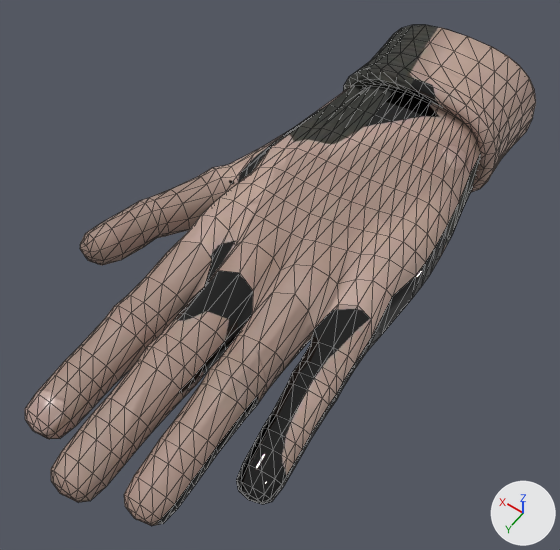
Before and after pictures for a commit that changed the glTF model public/models/hand_left.glb.
Camera for both pictures: a 50 mm camera at (-0.098, 0.224, 0.22) aimed at (0.006, 0.077, -0.01). Lighting does not change. The marker at lower right points along +X, +Y and +Z. The first picture is the older version. Mesh edges are drawn as thin lines. Vertices at exactly the same position are counted once.

The first picture shows 'hand_left_mesh'.
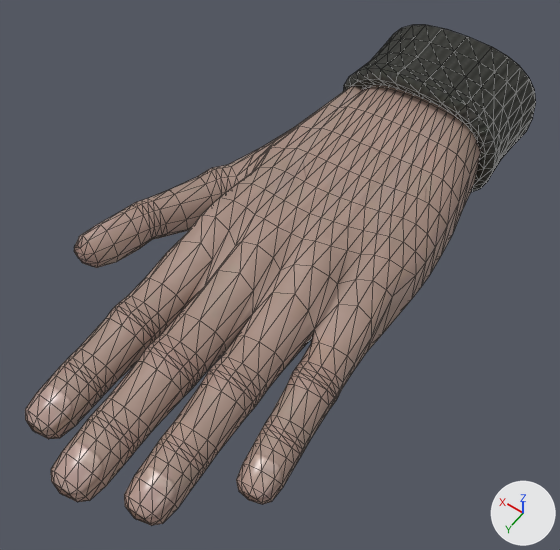
Where the change shows, as pixel boxes (x1, y1, x2, y2) in the pictures (560 x 550 px):
part 1 of me_hand_left_mesh, reshaped
    before: (53, 169, 343, 486)
    after: (53, 165, 343, 486)
part 2 of me_hand_left_mesh, surface changed
    both: (51, 27, 536, 525)

Edits to the bpy script that builds the scene:
```text
Change me_hand_left_mesh:
    used by ob_hand_left_mesh; location = (0.0, 0.0, 0.0)
    remove me_hand_left_mesh.from_pydata(...)  # 1157 vertices, 2248 faces; spans x -0.043..0.081, y -0.05..0.187, z -0.024..0.027
    add me_hand_left_mesh.from_pydata(...)  # 1357 vertices, 2648 faces; spans x -0.042..0.082, y -0.05..0.187, z -0.024..0.027
    me_hand_left_mesh part 1: 62 vertices moved from x 0.002..0.081, y 0.068..0.135, z -0.022..-0.001 to x 0.009..0.08, y 0.069..0.137, z -0.022..-0.001; 61 vertices removed from x -0.041..0.079, y 0.062..0.162, z -0.02..0.006; 261 vertices added at x -0.042..0.082, y 0.046..0.166, z -0.022..0.007
    me_hand_left_mesh part 2: 1671 kept faces spanning x -0.042..0.08, y -0.05..0.187, z -0.024..0.027 get new texture (UV) coordinates
```
